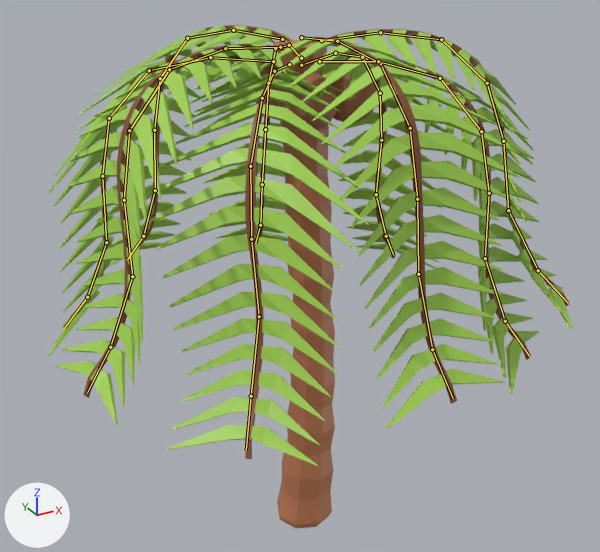
One commit to the Blender file models/base_game/objects/coconut_tree.blend: the scene before it, then after it.
Before and after are seen from a 50 mm lens placed at (-3.64, -6.55, 6.17), pointed at (0.07, 0.21, 2.79). Every picture has the same lights, and +X, +Y and +Z are marked at lower left. The first picture is the older version. Both versions are drawn at frame 20 of the action 'Idle-loop'; the numbers are the values there. The bones that bend it are drawn over the model as lines.

Names of what the first picture shows: 'CoconutTree-col'.
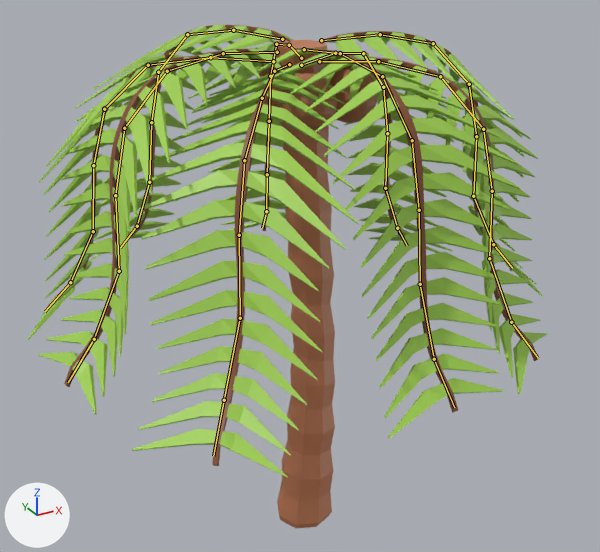
Commit message: coco tree

Pixel boxes [x1, y1, x2, y2] of what changed, in the pictures (600 x 552 px):
'CoconutTree-col', posed
    before: [48, 25, 573, 528]
    after: [28, 25, 547, 528]
bone 'Top1', root to tip
    before: (321, 40) to (380, 32)
    after: (321, 40) to (380, 34)
bone 'Top2', root to tip
    before: (380, 32) to (441, 39)
    after: (380, 34) to (433, 43)
bone 'Top3', root to tip
    before: (441, 39) to (487, 83)
    after: (433, 43) to (469, 84)
bone 'Top4', root to tip
    before: (487, 83) to (503, 141)
    after: (469, 84) to (476, 136)
bone 'Top5', root to tip
    before: (503, 141) to (508, 210)
    after: (476, 136) to (473, 196)
bone 'Top6', root to tip
    before: (508, 210) to (538, 270)
    after: (473, 196) to (493, 244)
bone 'Top2.001', root to tip
    before: (335, 53) to (362, 57)
    after: (335, 53) to (363, 53)
bone 'Top2.002', root to tip
    before: (289, 45) to (275, 48)
    after: (289, 45) to (276, 44)
bone 'Top2.003', root to tip
    before: (233, 30) to (187, 38)
    after: (233, 30) to (187, 34)
bone 'Top2.004', root to tip
    before: (210, 57) to (149, 70)
    after: (210, 57) to (148, 65)
bone 'Top1.005', root to tip
    before: (280, 47) to (225, 48)
    after: (277, 52) to (223, 53)
bone 'Top2.005', root to tip
    before: (225, 48) to (169, 69)
    after: (223, 53) to (167, 71)
bone 'Top3.006', root to tip
    before: (262, 98) to (250, 166)
    after: (262, 98) to (244, 160)
bone 'Top1.007', root to tip
    before: (301, 37) to (337, 41)
    after: (304, 49) to (340, 53)
bone 'Top2.008', root to tip
    before: (378, 61) to (440, 78)
    after: (378, 61) to (440, 76)

The edits, one by one:
Bone 'Top1' (bone_top1) turns from (3, 0, 0) to (0, 0, 0) degrees about its own x, y and z.
Bone 'Top2' (bone_top2) turns from (20, 0, 0) to (0, 0, 0) degrees about its own x, y and z.
Bone 'Top3' (bone_top3) turns from (9, 0, 0) to (1, 0, 3) degrees about its own x, y and z.
Bone 'Top4' (bone_top4) turns from (13, 0, 0) to (0, 0, 0) degrees about its own x, y and z.
Bone 'Top5' (bone_top5) turns from (-8, 0, 0) to (0, 0, 0) degrees about its own x, y and z.
Bone 'Top6' (bone_top6) turns from (-5, 0, 0) to (0, 0, 0) degrees about its own x, y and z.
Bone 'Top2.001' (bone_top2_001) turns from (0, 0, 0) to (1, -2, 3) degrees about its own x, y and z.
Bone 'Top2.002' (bone_top2_002) turns from (0, 0, 0) to (0, -2, 4) degrees about its own x, y and z.
Bone 'Top2.003' (bone_top2_003) turns from (0, 0, 0) to (0, -1, 3) degrees about its own x, y and z.
Bone 'Top2.004' (bone_top2_004) turns from (0, 0, 0) to (-1, -2, 5) degrees about its own x, y and z.
Bone 'Top1.005' (bone_top1_005) moves from (0.0, 0.0, 0.0) to (0.147, -0.069, 0.033).
Bone 'Top2.005' (bone_top2_005) turns from (0, 0, 0) to (-1, -2, 3) degrees about its own x, y and z.
Bone 'Top3.006' (bone_top3_006) turns from (0, 0, 0) to (-4, -1, -7) degrees about its own x, y and z.
Bone 'Top1.007' (bone_top1_007) moves from (0.0, 0.0, 0.0) to (0.021, -0.017, -0.105).
Bone 'Top2.008' (bone_top2_008) turns from (0, 0, 0) to (-1, -1, 2) degrees about its own x, y and z.
